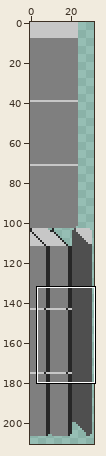
A sprite sheet gets an edit: vampirerunner-desktop/src/main/resources/data/images/wall/wall-tiles1.png. Above: a wide view before the commit, with the close-up outlined.
Close-up. First the earlier version:
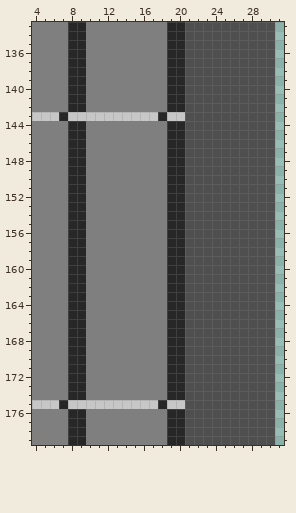
The file is 32x256 pixels. Shown: x 4..31, y 133..179. The wide view leaves out empty margins.
The same view after the edit:
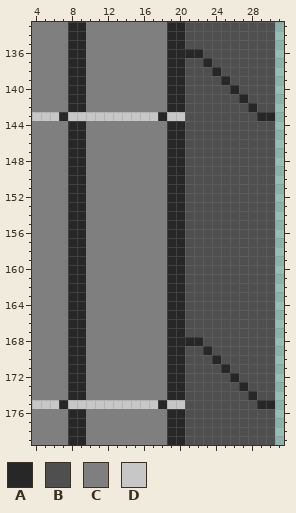
Palette (. is transparent): A #272727  B #4f4f4f  C #7f7f7f  D #c7c7c7
Edits made:
@@ x 19..31 @@
 135 AABBBBBBBBBB.
-136 AABBBBBBBBBB.
-137 AABBBBBBBBBB.
-138 AABBBBBBBBBB.
-139 AABBBBBBBBBB.
-140 AABBBBBBBBBB.
-141 AABBBBBBBBBB.
-142 AABBBBBBBBBB.
-143 DDBBBBBBBBBB.
+136 AAAABBBBBBBB.
+137 AABBABBBBBBB.
+138 AABBBABBBBBB.
+139 AABBBBABBBBB.
+140 AABBBBBABBBB.
+141 AABBBBBBABBB.
+142 AABBBBBBBABB.
+143 DDBBBBBBBBAA.
 144 AABBBBBBBBBB.
@@ x 19..31 @@
 167 AABBBBBBBBBB.
-168 AABBBBBBBBBB.
-169 AABBBBBBBBBB.
-170 AABBBBBBBBBB.
-171 AABBBBBBBBBB.
-172 AABBBBBBBBBB.
-173 AABBBBBBBBBB.
-174 AABBBBBBBBBB.
-175 DDBBBBBBBBBB.
+168 AAAABBBBBBBB.
+169 AABBABBBBBBB.
+170 AABBBABBBBBB.
+171 AABBBBABBBBB.
+172 AABBBBBABBBB.
+173 AABBBBBBABBB.
+174 AABBBBBBBABB.
+175 DDBBBBBBBBAA.
 176 AABBBBBBBBBB.
